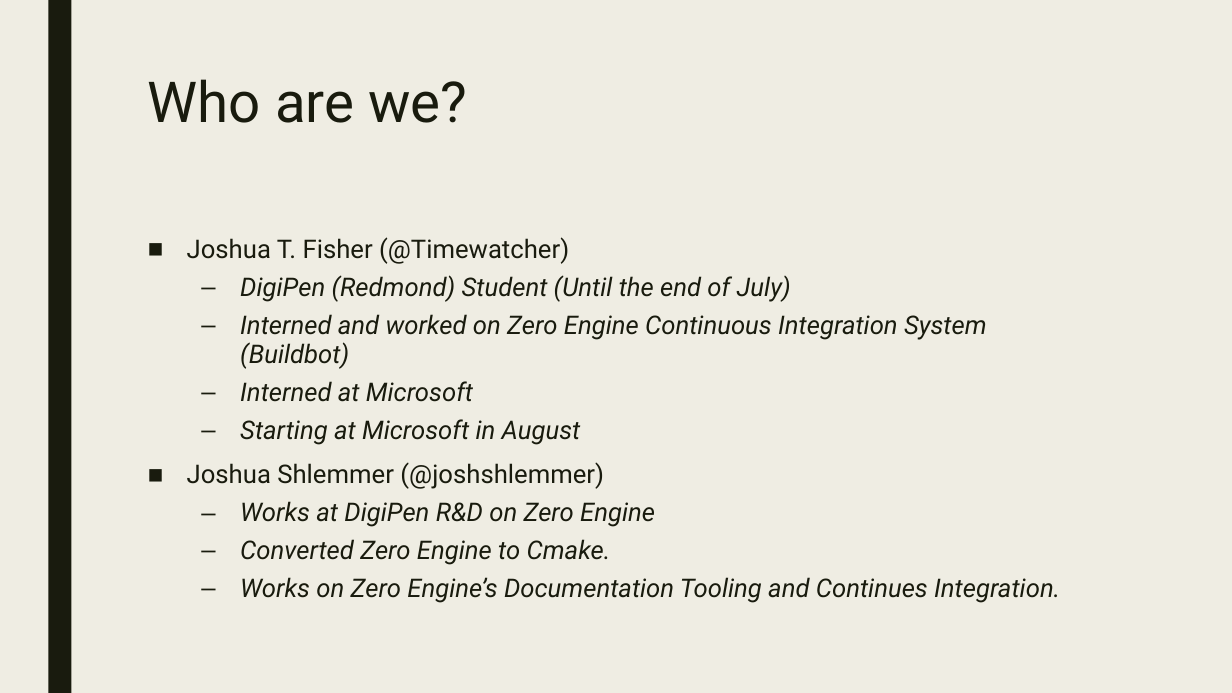
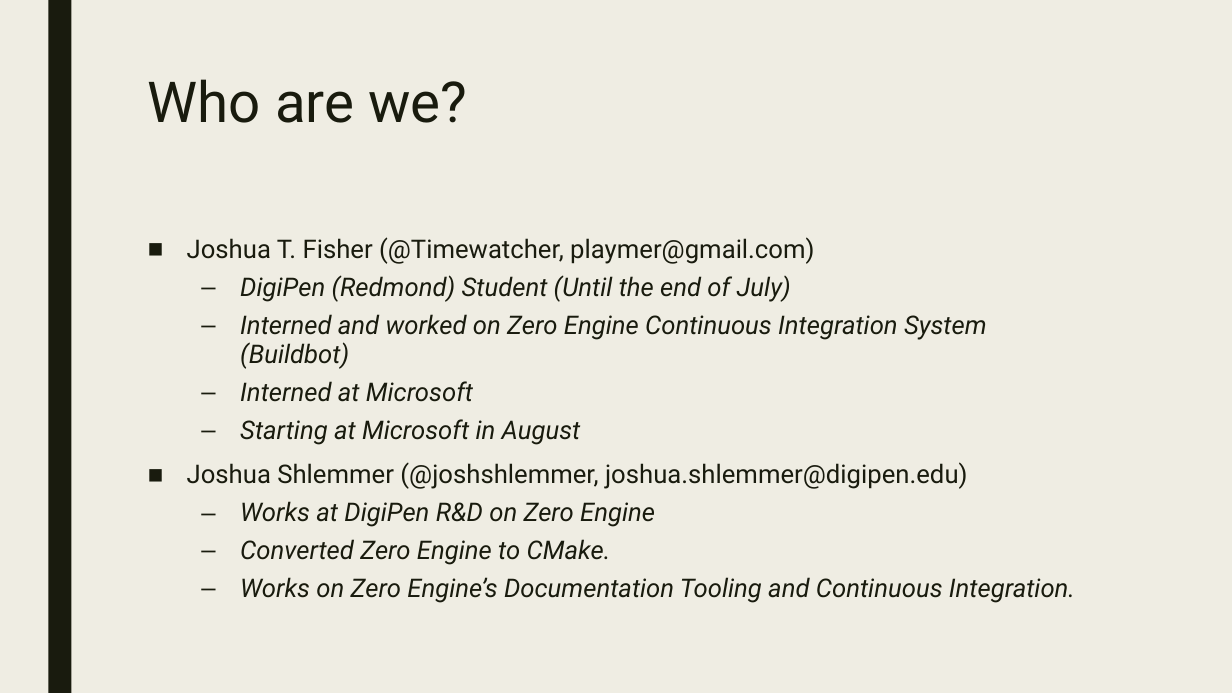
Before and after one commit to playmer/CMakePresentation, a slide deck: slide 2 of PreBuild Systems.pptx. Drawn at 1232x693 pixels with LibreOffice and Linux fonts; fonts in the diff are those of the drawing. Boxes give left, top, right and bottom in pixels: in the first picture for what was removed or moved away, otherwise in the second. Text is boxed around its words. In the diff, an @@ line names an element or a change of style, - is before the commit and + after.

```diff
--- a/PreBuild Systems.pptx
+++ b/PreBuild Systems.pptx
@@ text at (x1=187, y1=237, x2=814, y2=264): text changed @@
-■ Joshua T. Fisher (@Timewatcher)
+■ Joshua T. Fisher (@Timewatcher, playmer@gmail.com)
@@ text at (x1=187, y1=462, x2=968, y2=489): text changed @@
-■ Joshua Shlemmer (@joshshlemmer)
+■ Joshua Shlemmer (@joshshlemmer, joshua.shlemmer@digipen.edu)
@@ text at (x1=240, y1=539, x2=1075, y2=603): text changed @@
-  – Converted Zero Engine to Cmake.
-  – Works on Zero Engine’s Documentation Tooling and Continues Integration.
+  – Converted Zero Engine to CMake.
+  – Works on Zero Engine’s Documentation Tooling and Continuous Integration.
```
Also in this commit, not shown: 10 other slides changed, 10 slides added, 1 slide removed.
